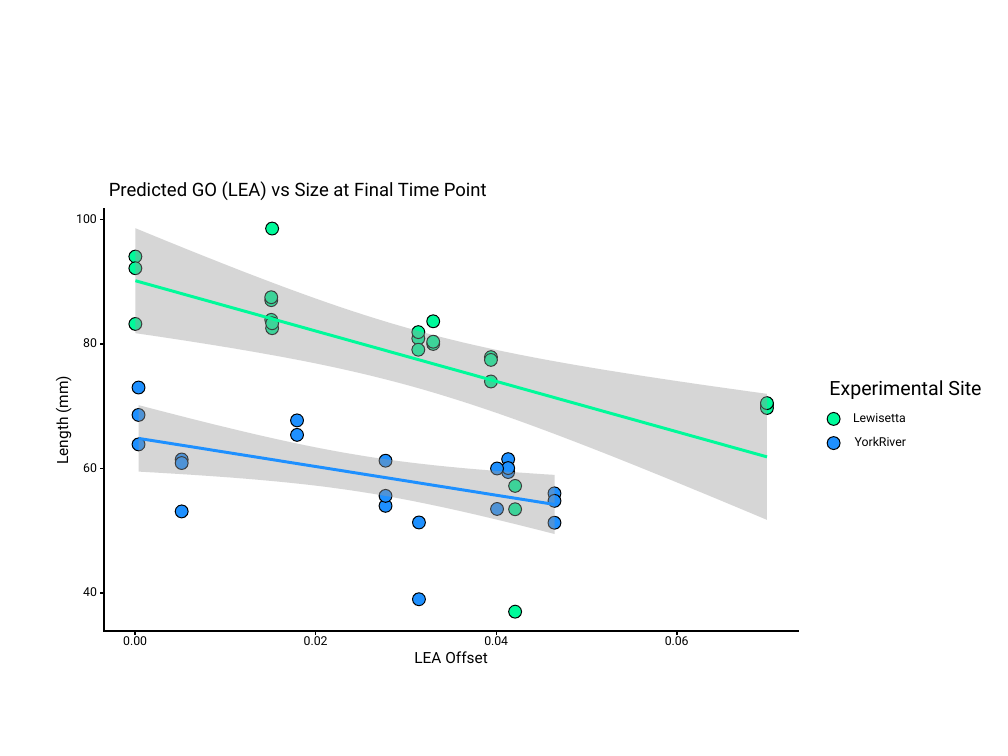
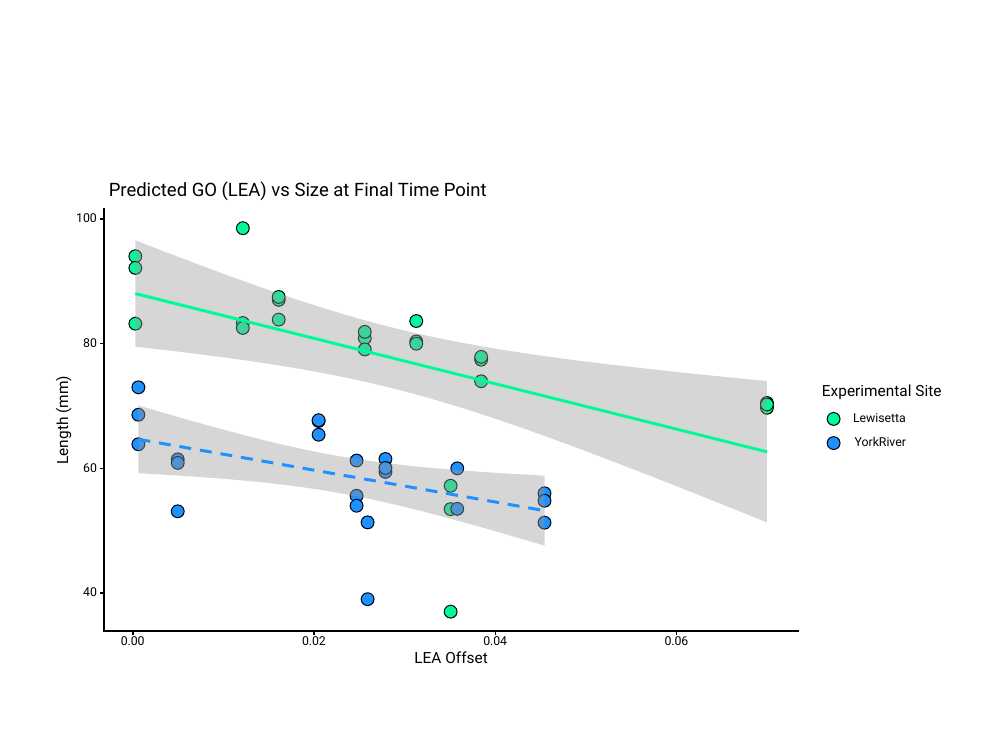
Before and after one commit to ModelValidationProgram/MVP_oyster_GO, a slide deck: slide 5 of results/figures/GO_compare.pptx (slide 6 before the commit). Drawn at 1008x756 pixels with LibreOffice and Linux fonts; fonts in the diff are those of the drawing. Boxes give left, top, right and bottom in pixels: in the first picture for what was removed or moved away, otherwise in the second. Text is boxed around its words. In the diff, an @@ line names an element or a change of style, - is before the commit and + after.

```diff
--- a/results/figures/GO_compare.pptx
+++ b/results/figures/GO_compare.pptx
@@ ellipse: place and size @@
-ellipse at <box>266,222,279,235</box>
+ellipse at <box>237,222,250,235</box>
@@ freeform shape: place and size @@
-freeform shape at <box>135,228,767,519</box>
+freeform shape at <box>135,240,767,522</box>
@@ freeform shape: place and size @@
-freeform shape at <box>135,280,767,457</box>
+freeform shape at <box>135,293,767,452</box>
@@ ellipse: place and size @@
-ellipse at <box>265,291,278,304</box>
+ellipse at <box>272,290,285,303</box>
@@ ellipse: place and size @@
-ellipse at <box>265,313,278,327</box>
+ellipse at <box>272,293,285,306</box>
@@ ellipse: place and size @@
-ellipse at <box>266,322,279,335</box>
+ellipse at <box>237,317,250,330</box>
@@ ellipse: place and size @@
-ellipse at <box>266,317,279,330</box>
+ellipse at <box>237,322,250,335</box>
@@ ellipse: place and size @@
-ellipse at <box>265,293,278,306</box>
+ellipse at <box>272,313,285,327</box>
@@ ellipse: place and size @@
-ellipse at <box>426,336,439,349</box>
+ellipse at <box>410,314,423,328</box>
@@ 3 ellipses: place and size @@
-3 ellipses at <box>412,326,425,357</box>
+3 ellipses at <box>359,326,372,356</box>
@@ ellipse: place and size @@
-ellipse at <box>426,338,439,351</box>
+ellipse at <box>410,335,423,348</box>
@@ ellipse: place and size @@
-ellipse at <box>426,314,439,328</box>
+ellipse at <box>410,338,423,351</box>
@@ 5 ellipses: place and size @@
-5 ellipses at <box>485,351,561,529</box>
+5 ellipses at <box>475,353,551,529</box>
@@ ellipse: place and size @@
-ellipse at <box>485,354,498,367</box>
+ellipse at <box>475,351,488,364</box>
@@ text "Experimental Site": place and size @@
-text "Experimental Site" at <box>829,380,981,399</box>
+text "Experimental Site" at <box>822,384,941,399</box>
@@ text "Experimental Site" at <box>822,384,941,399</box>: size 14 to 11 pt @@
@@ freeform shape: place and size @@
-freeform shape at <box>138,405,554,534</box>
+freeform shape at <box>138,405,544,545</box>
@@ ellipse: place and size @@
-ellipse at <box>290,428,303,442</box>
+ellipse at <box>312,414,326,427</box>
@@ ellipse added at <box>312,413,326,426</box>, fill #1E90FF, outline #000000 0.71 pt @@
@@ freeform shape: place and size @@
-freeform shape at <box>138,438,554,505</box>
+freeform shape at <box>138,439,544,511</box>
@@ freeform shape at <box>138,439,544,511</box>: outline #1E90FF 2.13 pt to #1E90FF 2.13 pt dashed @@
@@ ellipse: place and size @@
-ellipse at <box>290,414,303,427</box>
+ellipse at <box>312,428,326,442</box>
@@ ellipse: place and size @@
-ellipse at <box>379,490,392,503</box>
+ellipse at <box>350,455,363,468</box>
@@ 3 ellipses: place and size @@
-3 ellipses at <box>502,453,515,479</box>
+3 ellipses at <box>379,453,392,479</box>
@@ ellipse: place and size @@
-ellipse at <box>491,462,504,475</box>
+ellipse at <box>451,462,464,475</box>
@@ 3 ellipses: place and size @@
-3 ellipses at <box>175,453,188,518</box>
+3 ellipses at <box>171,453,184,518</box>
@@ ellipse: place and size @@
-ellipse at <box>379,499,392,512</box>
+ellipse at <box>350,489,363,502</box>
@@ ellipse: place and size @@
-ellipse at <box>379,455,392,468</box>
+ellipse at <box>350,499,363,512</box>
@@ 3 ellipses: place and size @@
-3 ellipses at <box>509,480,522,618</box>
+3 ellipses at <box>445,480,458,618</box>
@@ ellipse: place and size @@
-ellipse at <box>491,503,504,516</box>
+ellipse at <box>451,502,464,515</box>
@@ ellipse: place and size @@
-ellipse at <box>412,593,425,606</box>
+ellipse at <box>361,516,374,529</box>
@@ ellipse: place and size @@
-ellipse at <box>412,516,425,529</box>
+ellipse at <box>361,593,374,606</box>
@@ freeform shape at <box>133,631,133,635</box>: outline redrawn @@
@@ freeform shape at <box>314,631,314,635</box>: outline redrawn @@
```
Also in this commit, not shown: 7 other slides changed, 2 slides removed, 2 other files.
